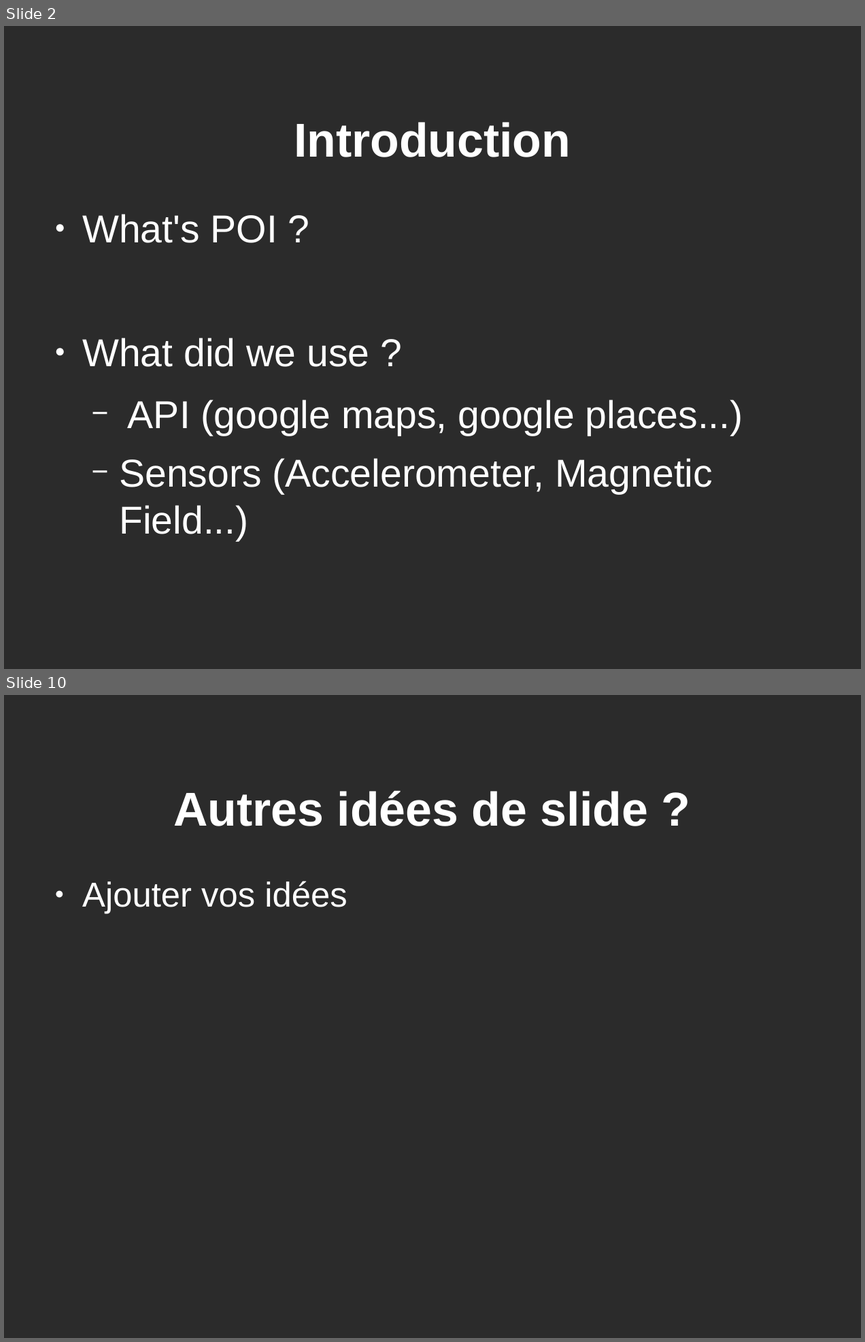
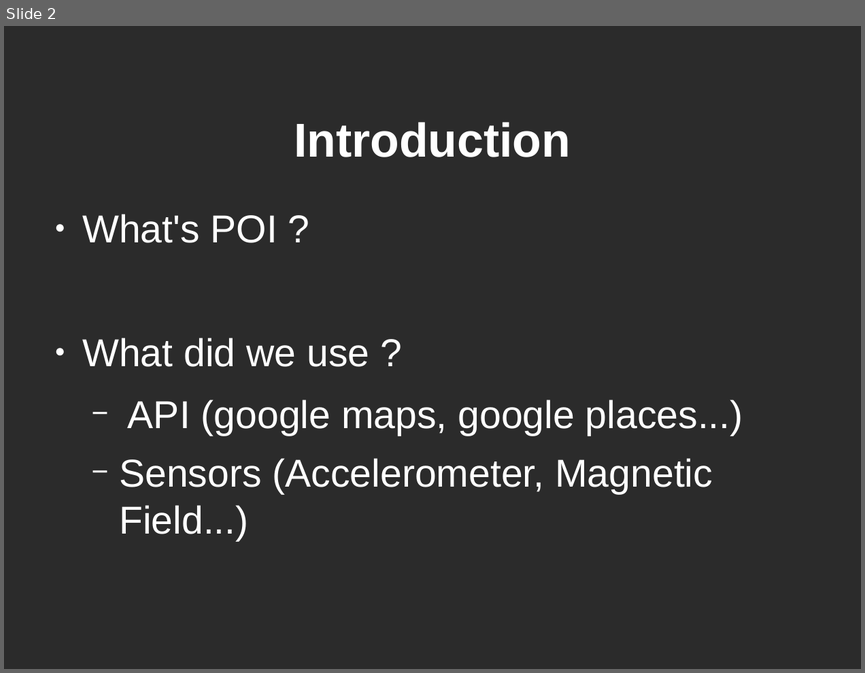
Before and after one commit to dducry/POI, a slide deck: presentationProjetSMS.odp. Shown one above the other, each under a label of ours: slides 2 and 10 before the commit, slide 2 after it; the slides between them are not shown. The pictures are 865x1342 and 865x673 pixels, drawn with LibreOffice and Linux fonts; fonts in the diff are those of the drawing; background and template pictures are left out; a plain dark background stands for a picture behind light text. Boxes give left, top, right and bottom in pixels: in the first picture for what was removed or moved away, otherwise in the second. Text is boxed around its words. In the diff, an @@ line names an element or a change of style, - is before the commit and + after.

Commit message:
Ajout de la présentation final en pdf et de la version modifiable en format libre office

```diff
--- a/presentationProjetSMS.odp
+++ b/presentationProjetSMS.odp
@@ slide 10 removed at [4,695,861,1338], background picture (left out) @@
@@ title removed at [173,790,648,826] @@
-Autres idées de slide ?
@@ text removed at [82,881,347,914] @@
-● Ajouter vos idées
```
Also in this commit, not shown: 6 slides changed, 2 slides added, 1 other slide removed, 1 other file.
